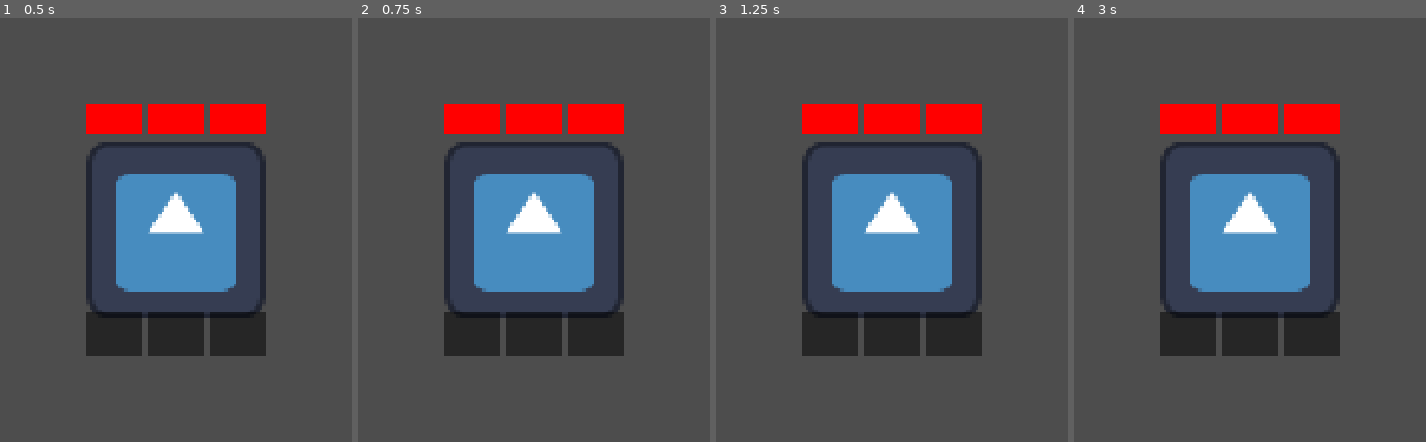
Above: before the commit, frames 1-4 (left to right).
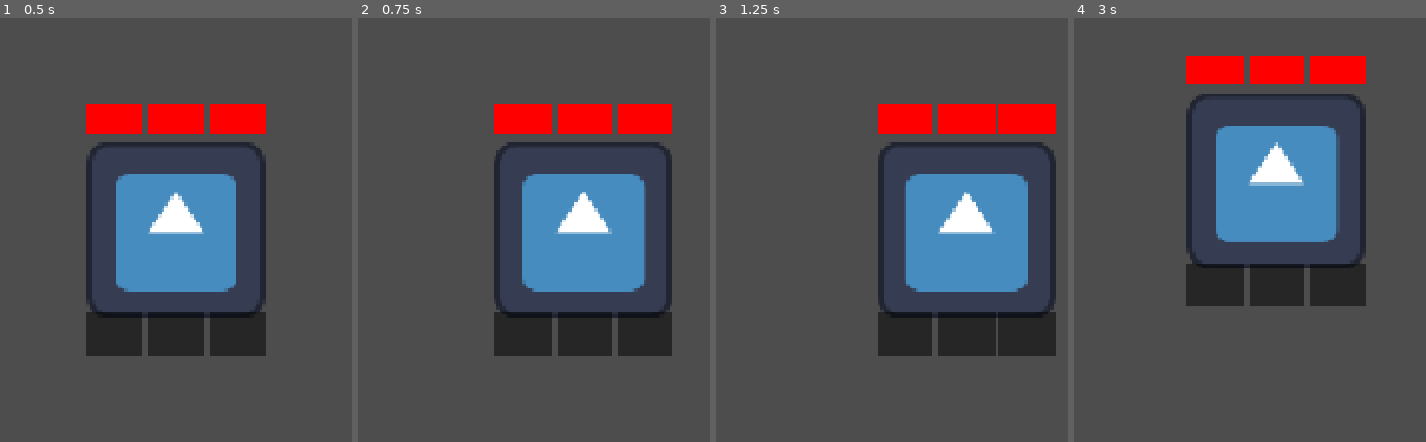
Above: after the commit, the same moments.

Repository: Tijana0/Last-One-Dancing
Game: Godot game, scene res://scenes/player.tscn
Two runs of this game, one before a commit and one after it. Both use one fixed random seed, a clock stepped at 60 frames per second and the inputs below. This scene is started directly instead of the project's main scene. The engine's default icon, where the game draws it, is replaced by a stand-in: a white triangle on a blue panel in a dark square.
Inputs:
- Up to frame 1 (0.5 s): no input
- Up to frame 2 (0.75 s): tap Enter (ui_accept) at 0.5 s; hold Right (ui_right) from 0.53 s (still down); tap F (dance) at 0.6 s
- Up to frame 3 (1.25 s): keep holding Right (ui_right); tap Enter (ui_accept) at 0.77 s
- Up to frame 4 (3 s): release Right (ui_right) at 1.28 s; hold Down (ui_down) 1.28-2.03 s; tap F (dance) at 1.35, 2.3 s; tap Enter (ui_accept) at 1.52 s; hold Right (ui_right) 2.03-2.78 s; hold K 2.03-2.78 s; hold Up (ui_up) from 2.78 s (still down); tap Space at 2.85 s

Frame 1 is identical in both runs. In frame 2, 18% of the frame differs, in the area x 24-90%, y 20-80%; in frame 3, 22%; in frame 4, 28%, in the area x 24-83%, y 8-80%.
Error before the commit: Parse Error: Identifier "lives_container" not declared in the current scope. (res://scripts/player.gd:37)

Commit message:
fix: restore missing ui references and setup logic

Diff:
--- a/scripts/player.gd
+++ b/scripts/player.gd
@@ -31,7 +31,54 @@
 const TEX_HEART_FULL = preload("res://assets/heart_full.PNG")
 const TEX_HEART_EMPTY = preload("res://assets/heart_empty.PNG")
 
-# ...
+# --- REFERENCES ---
+@onready var animated_sprite = $AnimatedSprite
+@onready var hud = $HUD
+@onready var lives_container = $HUD/LivesContainer
+@onready var mask_display = $HUD/MaskDisplay
+@onready var game_over_layer = $GameOverLayer
+@onready var inventory_container = $HUD/InventoryContainer
+@onready var dance_indicator = $DanceIndicator
+
+# --- SETUP ---
+func _enter_tree():
+	var id = name.to_int()
+	if id == 0:
+		set_multiplayer_authority(1)
+	else:
+		set_multiplayer_authority(id)
+
+func _ready():
+	print("PLAYER READY (Lives: ", lives, ") - ", player_name)
+
+	# Random color for each player
+	if animated_sprite:
+		animated_sprite.modulate = Color(randf(), randf(), randf())
+		animated_sprite.play("idle")
+
+	add_to_group("players")
+
+	# HUD VISIBILITY LOGIC
+	if hud:
+		if is_multiplayer_authority() and not is_npc:
+			hud.visible = true
+		else:
+			hud.visible = false
+
+	update_lives_ui()
+
+	if dance_indicator:
+		dance_indicator.visible = false
+
+	if is_multiplayer_authority():
+		var camera = Camera2D.new()
+		add_child(camera)
+		camera.enabled = true
+		camera.position_smoothing_enabled = true
+		camera.make_current()
+
+	if game_over_layer:
+		game_over_layer.visible = false
 # --- UI UPDATES ---
 func update_lives_ui():
 	if lives_container:
